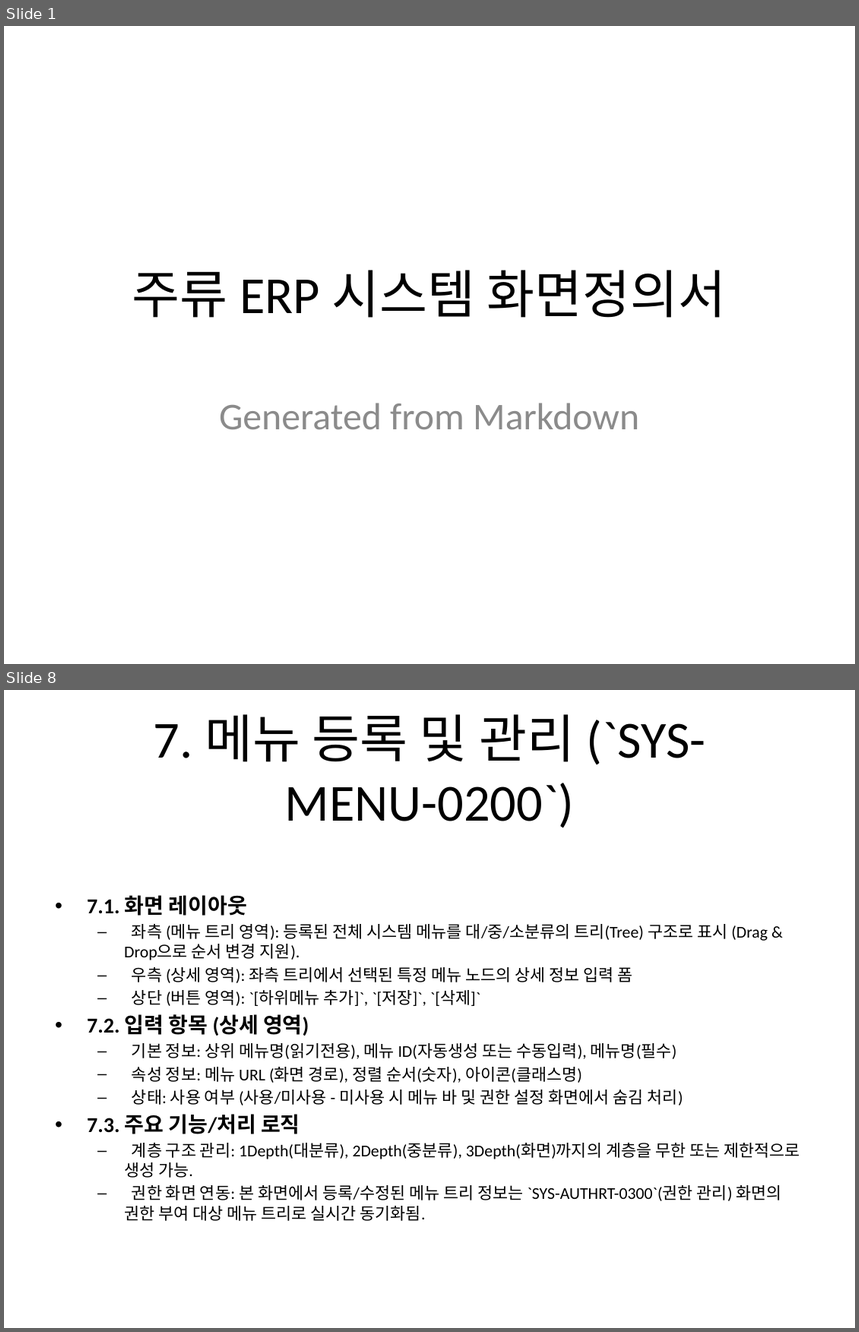
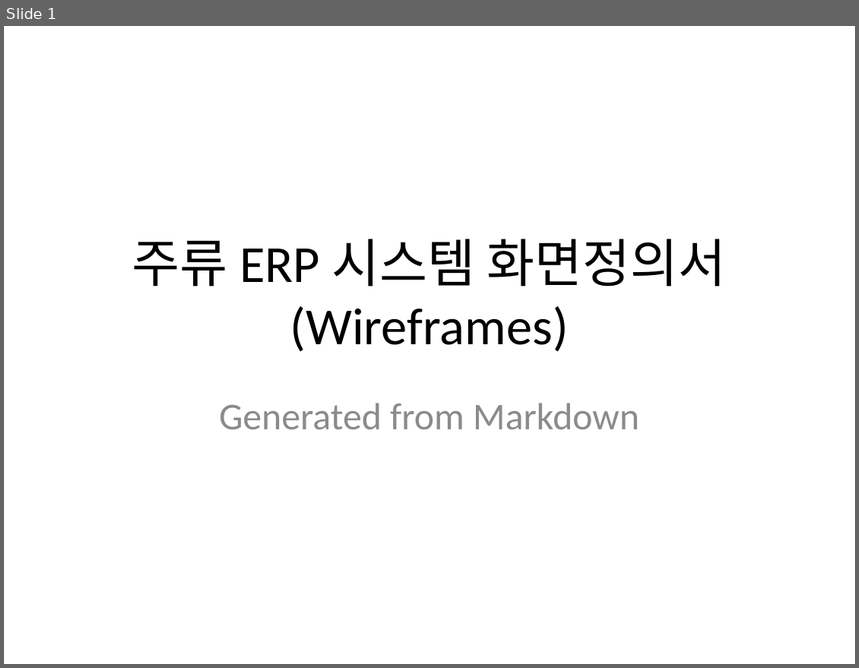
Before and after one commit to sooil-c/PSA-DOCS, a slide deck: 02_설계/화면정의서.pptx. Shown one above the other, each under a label of ours: slides 1 and 8 before the commit, slide 1 after it; the slides between them are not shown. The pictures are 859x1332 and 859x668 pixels, drawn with LibreOffice and Linux fonts; fonts in the diff are those of the drawing. Boxes give left, top, right and bottom in pixels: in the first picture for what was removed or moved away, otherwise in the second. Text is boxed around its words. In the diff, an @@ line names an element or a change of style, - is before the commit and + after.

```diff
--- a/02_설계/화면정의서.pptx
+++ b/02_설계/화면정의서.pptx
@@ slide 8 removed at (x1=4, y1=690, x2=855, y2=1328), background #FFFFFF @@
@@ title removed at (x1=154, y1=714, x2=705, y2=828) @@
-7. 메뉴 등록 및 관리 (`SYS-MENU-0200`)
@@ text removed at (x1=87, y1=895, x2=800, y2=1221) @@
-• 7.1. 화면 레이아웃
-  – 좌측 (메뉴 트리 영역): 등록된 전체 시스템 메뉴를 대/중/소분류의 트리(Tree) 구조로 표시 (Drag & Drop으로 순서 변경 지원).
-  – 우측 (상세 영역): 좌측 트리에서 선택된 특정 메뉴 노드의 상세 정보 입력 폼
-  – 상단 (버튼 영역): `[하위메뉴 추가]`, `[저장]`, `[삭제]`
-• 7.2. 입력 항목 (상세 영역)
-  – 기본 정보: 상위 메뉴명(읽기전용), 메뉴 ID(자동생성 또는 수동입력), 메뉴명(필수)
-  – 속성 정보: 메뉴 URL (화면 경로), 정렬 순서(숫자), 아이콘(클래스명)
-  – 상태: 사용 여부 (사용/미사용 - 미사용 시 메뉴 바 및 권한 설정 화면에서 숨김 처리)
-• 7.3. 주요 기능/처리 로직
-  – 계층 구조 관리: 1Depth(대분류), 2Depth(중분류), 3Depth(화면)까지의 계층을 무한 또는 제한적으로 생성 가능.
-  – 권한 화면 연동: 본 화면에서 등록/수정된 메뉴 트리 정보는 `SYS-AUTHRT-0300`(권한 관리) 화면의 권한 부여 대상 메뉴 트리로 실시간 동기화됨.
@@ slide 1 changed as well @@
@@ title at (x1=132, y1=239, x2=727, y2=352): text changed @@
-주류 ERP 시스템 화면정의서
+주류 ERP 시스템 화면정의서 (Wireframes)
```
Also in this commit, not shown: 5 other slides changed, 4 slides added, 3 other slides removed.
